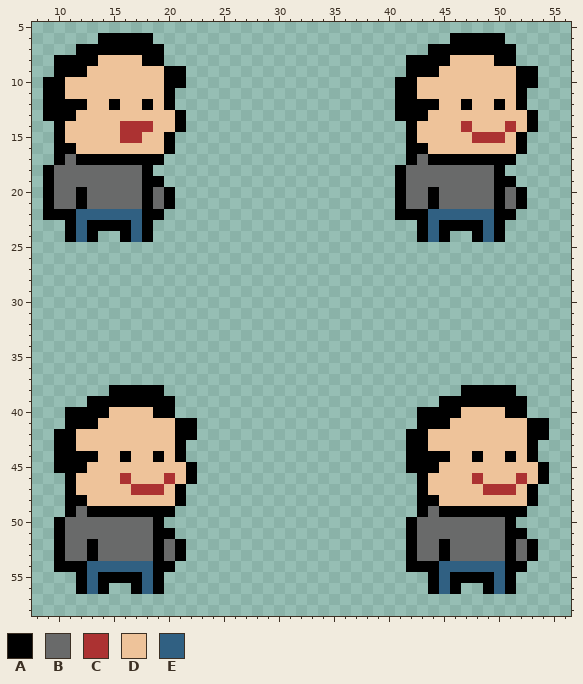
File history of a pixel-art sprite, images/dead_body.png. The first picture shows the starting point.
The file is 64x64 pixels. Shown: x 8..56, y 5..58.
Palette (. is transparent): A #000000  B #696a6a  C #ac3232  D #eec39a  E #306082
Pixels before (only the part around the change), first column x 8:
 5 .................................................
 6 ......AAAAA...........................AAAAA......
 7 ....AAAAAAAA........................AAAAAAAA.....
 8 ..AAAADDDDAA......................AAAADDDDAA.....
 9 ..AAADDDDDDDAA....................AAADDDDDDDAA...
10 .AADDDDDDDDDAA...................AADDDDDDDDDAA...
11 .AADDDDDDDDDA....................AADDDDDDDDDA....
12 .AAAADDADDADA....................AAAADDADDADA....
13 .AAADDDDDDDDDA...................AAADDDDDDDDDA...
14 ..ADDDDDCCCDDA....................ADDDDCDDDCDA...
15 ..ADDDDDCCDDA.....................ADDDDDCCCDA....
16 ..AADDDDDDDDA.....................AADDDDDDDDA....
17 ..ABAAAAAAAA......................ABAAAAAAAA.....
18 .ABBBBBBBBA......................ABBBBBBBBA......
19 .ABBBBBBBBAA.....................ABBBBBBBBAA.....
20 .ABBABBBBBABA....................ABBABBBBBABA....
21 .ABBABBBBBABA....................ABBABBBBBABA....
22 .AAAEEEEEEAA.....................AAAEEEEEEAA.....
23 ...AEAAAAEA........................AEAAAAEA......
24 ...AEA..AEA........................AEA..AEA......
25 .................................................
26 .................................................
27 .................................................
28 .................................................
29 .................................................
30 .................................................
31 .................................................
32 .................................................
33 .................................................
34 .................................................
35 .................................................
36 .................................................
37 .................................................
38 .......AAAAA...........................AAAAA.....
39 .....AAAAAAAA........................AAAAAAAA....
40 ...AAAADDDDAA......................AAAADDDDAA....
41 ...AAADDDDDDDAA....................AAADDDDDDDAA..
42 ..AADDDDDDDDDAA...................AADDDDDDDDDAA..
43 ..AADDDDDDDDDA....................AADDDDDDDDDA...
44 ..AAAADDADDADA....................AAAADDADDADA...
45 ..AAADDDDDDDDDA...................AAADDDDDDDDDA..
46 ...ADDDDCDDDCDA....................ADDDDCDDDCDA..
47 ...ADDDDDCCCDA.....................ADDDDDCCCDA...
48 ...AADDDDDDDDA.....................AADDDDDDDDA...
49 ...ABAAAAAAAA......................ABAAAAAAAA....
50 ..ABBBBBBBBA......................ABBBBBBBBA.....
51 ..ABBBBBBBBAA.....................ABBBBBBBBAA....
52 ..ABBABBBBBABA....................ABBABBBBBABA...
53 ..ABBABBBBBABA....................ABBABBBBBABA...
54 ..AAAEEEEEEAA.....................AAAEEEEEEAA....
55 ....AEAAAAEA........................AEAAAAEA.....
56 ....AEA..AEA........................AEA..AEA.....
57 .................................................
58 .................................................
And afterwards:
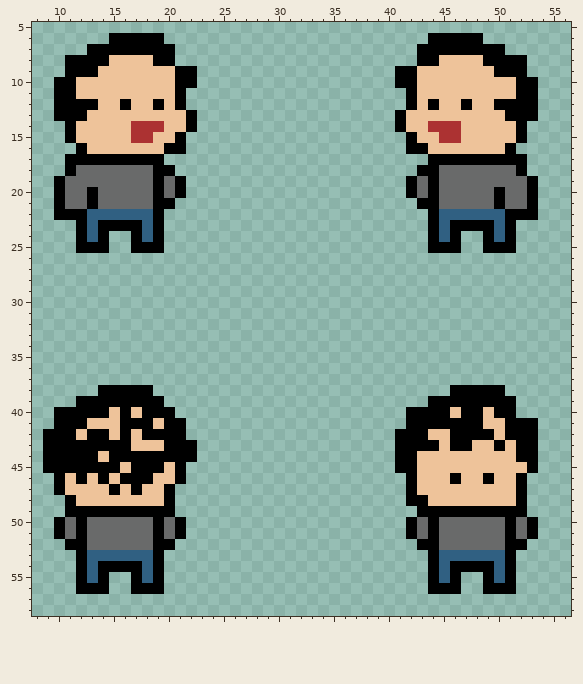
What changed:
Changed rows in their new state; - is an unchanged pixel.
first column x 9:
 6 -----.----A------------------------AA---..---
 7 ---.-------A----------------------A-------.--
 8 -.---A---D-A---------------------.--D---A--A-
 9 -.--A------D-A------------------A-DD-----AA-.
10 .-A--------D-A-------------------------------
11 .-A--------DA-------------------.-----------A
12 .---A-DA-DADA-------------------.-D-------A-A
13 .--A--------DA-------------------DD-------AA-
14 -.A----D--C-DA------------------AD-CCCD---DA.
15 -.A----D-C-DA-----------------------CC-DDD---
16 -..A--------A-----------------------------A.-
17 -.A------------------------------..--------A-
18 ..A------BAA--------------------..AA-----BBA-
19 .A-------B-BA-------------------.A-A-----BBBA
20 .A-BA----BABA-------------------.A---------BA
21 .A-BA----BA---------------------..A--------BA
22 .--A-----E----------------------...A-----E-AA
23 --.AE---AEA-----------------------.AE---AEA--
24 --.AEA-.AEA-----------------------.AEA-.AEA--
25 ---AAA--AAA------------------------AAA--AAA--
first column x 9:
38 -----A----.--------------------------A----.---
39 ---A-------.-----------------------A-------.--
40 -A-----A-A-----------------------A---DAA-A-.--
41 -A--D--AAA-A-.-------------------A---AAA--AA-.
42 A---AA-A-AAA-.------------------A----AAAA-AA-.
43 A--AAAAA---A-A------------------A--A-AA--A-A--
44 A-----A-AA-A-A------------------A-DDD--D--DA--
45 A---AAA-AAA-A.------------------A-DD--------A.
46 -ADA-A-AAA-DA.-------------------AD--A-DA--A..
47 -AD---A-ADDA.--------------------AD-----DDDA.-
48 ---D-------A.--------------------A-D-------A.-
49 ---A-------------------------------A----------
50 ---A-------BA----------------------A-------BA-
51 ---A-------BA----------------------A-------BA-
52 -.AAB------A.--------------------.AAB------A.-
53 -..AEEEEEE-..--------------------..AEEEEEE-..-
54 -..--AAAA--.---------------------..--AAAA--.--
55 ------..------------------------------..------
56 ----A----A--------------------------A----A----
Pixel boxes of the changes (left, top, right, bottom) in both pictures:
changed: (43, 33, 197, 253)
changed: (395, 33, 538, 253)
changed: (43, 385, 197, 594)
changed: (395, 385, 549, 594)
